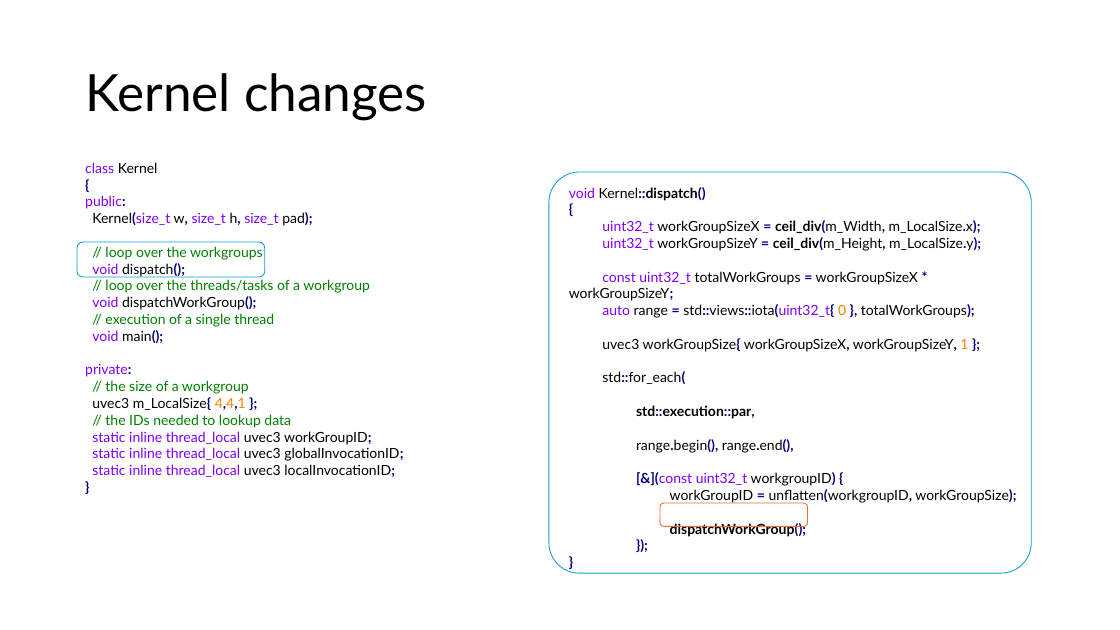
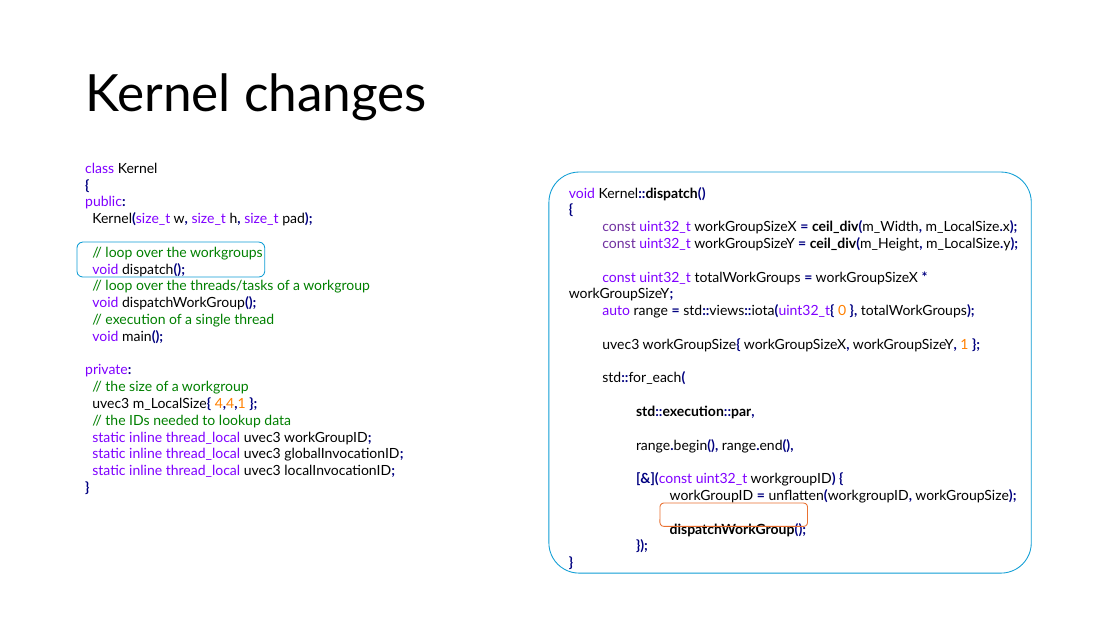
Before and after one commit to samynk/TinyCompute, a slide deck: slide 57 of Docs/presentations/cppcon2025.pptx (slide 24 before the commit). Drawn at 1120x630 pixels with LibreOffice and Linux fonts; fonts in the diff are those of the drawing. Boxes give left, top, right and bottom in pixels: in the first picture for what was removed or moved away, otherwise in the second. Text is boxed around its words. In the diff, an @@ line names an element or a change of style, - is before the commit and + after.

```diff
--- a/Docs/presentations/cppcon2025.pptx
+++ b/Docs/presentations/cppcon2025.pptx
@@ text at box(602, 220, 1018, 251): text changed @@
-uint32_t workGroupSizeX = ceil_div(m_Width, m_LocalSize.x);
-uint32_t workGroupSizeY = ceil_div(m_Height, m_LocalSize.y);
+const uint32_t workGroupSizeX = ceil_div(m_Width, m_LocalSize.x);
+const uint32_t workGroupSizeY = ceil_div(m_Height, m_LocalSize.y);
```
Also in this commit, not shown: 6 other slides changed, 45 slides added, 1 slide removed, 18 other files.
